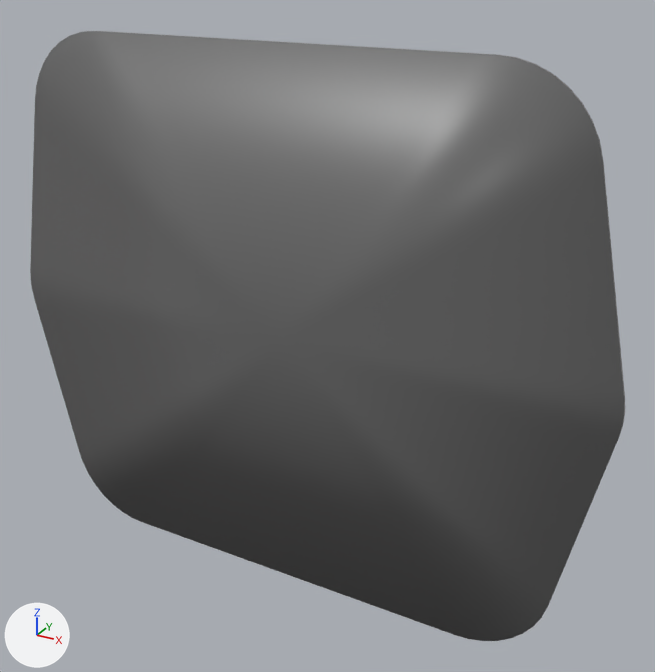
Two versions of the OBJ model phoebe_mujoco_config/description/assets/full/top/top.obj, one commit apart.
Rendered twice from a 50 mm camera at (0.612, -1.252, 0.51) aimed at (0.056, -0.243, 0.006). The axes (+X, +Y, +Z) are drawn at lower left. The lights are the same throughout. The picture after the commit comes second. Where no turn or scale is listed for an object, it has been applied to the vertices.

The older version as bpy lines, for what is in view:
```python
me_top = bpy.data.meshes.new('top')
me_top.from_pydata(...)  # 158 vertices, 312 faces; spans x -0.466..0.466, y -0.28..-0.274, z -0.395..0.395
me_top.materials.append(mat_new_mat_color_005)  # dark grey #6c6c6c
ob_top = bpy.data.objects.new('top', me_top)
ob_top.location = (0.0, 0.0, 0.0)
```
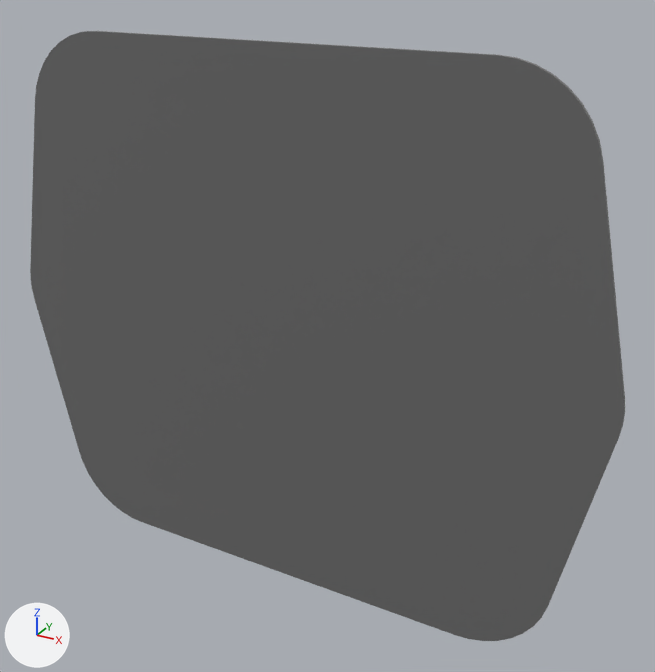
Pixel boxes [x1, y1, x2, y2] of what changed, in the pictures (655 x 672 px):
'top', recoloured, shading changed: [42, 31, 625, 641] in both

Patch to the scene script:
```diff
--- a/phoebe_mujoco_config/description/assets/full/top/top.obj.py
+++ b/phoebe_mujoco_config/description/assets/full/top/top.obj.py
@@ mat_mtl_top @@
+mat_mtl_top = principled_material('mtl_top')
+mat_mtl_top.base_color = (0.149, 0.149, 0.149)  # dark grey #6c6c6c
+mat_mtl_top.roughness = 0.0
@@ me_top @@
 me_top.from_pydata(...)  # 158 vertices, 312 faces; spans x -0.466..0.466, y -0.28..-0.274, z -0.395..0.395
 # used by ob_top; location = (0.0, 0.0, 0.0)
-me_top.materials.append(mat_new_mat_color_005)  # dark grey #6c6c6c
+# me_top part 1: all faces are now shaded flat (312 of 312 changed)
+me_top.materials.append(mat_mtl_top)  # dark grey #6c6c6c
```
